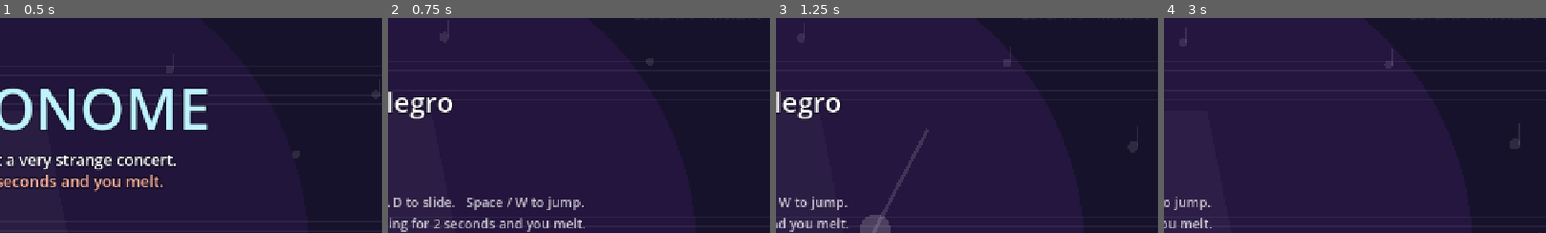
Above: before the commit, frames 1-4 (left to right).
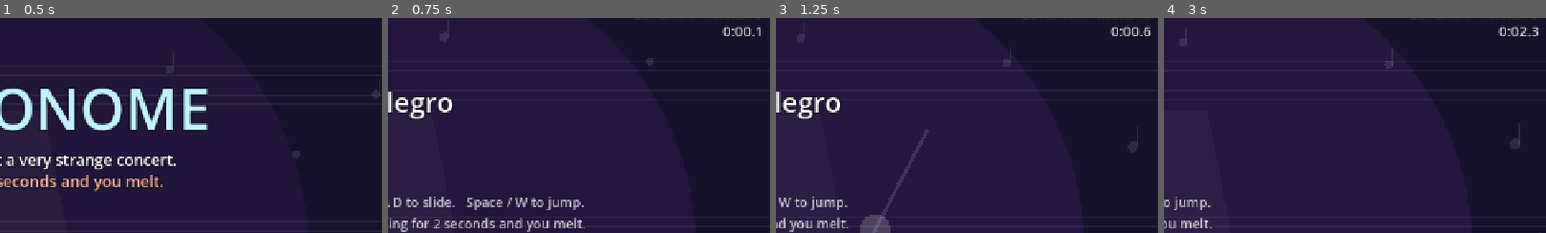
Above: after the commit, the same moments.

Repository: lazywarp/OctAIJam
Game: Godot game, scene res://scenes/main.tscn
Two runs of this game, one before a commit and one after it. Both use one fixed random seed, a clock stepped at 60 frames per second and the inputs below.
Inputs (mouse positions are % of the whole screen's width and height, from its top left):
- Up to frame 1 (0.5 s): no input
- Up to frame 2 (0.75 s): tap Enter at 0.5 s; move the mouse to (72, 45) at 0.52 s; hold Right (move_right) from 0.53 s (still down); tap Z at 0.6 s; click (72, 45) at 0.67 s
- Up to frame 3 (1.25 s): keep holding Right (move_right); tap Space (jump) at 0.77 s
- Up to frame 4 (3 s): move the mouse to (30, 55) at 1.27 s; tap M at 1.35, 2.85 s; tap Space (jump) at 1.52 s; move the mouse to (60, 28) at 2.02 s; release Right (move_right) at 2.03 s; hold Left (move_left) 2.03-2.78 s; tap Z at 2.1 s; move the mouse to (45, 70) at 2.77 s; hold Right (move_right) from 2.78 s (still down); click (45, 70) at 2.92 s
The pictures show only the part of the screen within x 49-99%, y 6-56%; the shares and areas given below are measured in that part.

Frame 1 is identical in both runs. In frame 2, 0.3% of the frame differs, in the area x 87-98%, y 3-9%; in frame 3, 0.3%; in frame 4, 0.3%.

Commit message:
Add per-level timer and persistent best times
Time each attempt at a level (resets on death, stops at the goal), keep
this run's clear times and the best per level in user://best_times.cfg.
The win message announces a new best, the play HUD shows the running
timer at the top right, and the end screen lists run/best times per
level with the run total.

Co-Authored-By: Claude Opus 5.5 <noreply@anthropic.com>

Diff:
--- a/scripts/hud.gd
+++ b/scripts/hud.gd
@@ -33,10 +33,11 @@
 			_text(vp.y * 0.72, "Press SPACE to begin", 34, Color(1, 1, 1, blink))
 			_text(vp.y * 0.72 + 44, "Move: Arrows / A D    Jump: Space / W    Mute: M    Fullscreen: F11    Quit: Esc", 18, Color(1, 1, 1, 0.6))
 		"end":
-			_text(vp.y * 0.34, "FINE", 110, Color("ffe27a"))
-			_text(vp.y * 0.34 + 60, "The concert is over. You stayed frozen.", 28, Color.WHITE)
-			_text(vp.y * 0.34 + 100, "Melts: %d" % main.deaths, 28, Color("bff3ff"))
-			_text(vp.y * 0.74, "Press SPACE to play again (da capo)", 30, Color(1, 1, 1, blink))
+			_text(vp.y * 0.24, "FINE", 110, Color("ffe27a"))
+			_text(vp.y * 0.24 + 56, "The concert is over. You stayed frozen.", 28, Color.WHITE)
+			_text(vp.y * 0.24 + 94, "Melts: %d" % main.deaths, 28, Color("bff3ff"))
+			_draw_times_table(vp, vp.y * 0.24 + 136)
+			_text(vp.y * 0.80, "Press SPACE to play again (da capo)", 30, Color(1, 1, 1, blink))
 		_:
 			_draw_play_hud(vp)
 
@@ -61,6 +62,8 @@
 	draw_string(font, Vector2(24, 44), main.level.get("name", ""), HORIZONTAL_ALIGNMENT_LEFT, -1, 28, Color.WHITE)
 	var right := "Level %d/%d    Melts: %d" % [main.level_index + 1, main.level_count(), main.deaths]
 	draw_string(font, Vector2(vp.x - 424, 44), right, HORIZONTAL_ALIGNMENT_RIGHT, 400, 24, Color(1, 1, 1, 0.85))
+	var timer: String = main.format_time(main.level_time)
+	draw_string(font, Vector2(vp.x - 424, 74), timer, HORIZONTAL_ALIGNMENT_RIGHT, 400, 24, Color(1, 1, 1, 0.85))
 
 	var bar := Rect2(vp.x * 0.5 - 180.0, vp.y - 44.0, 360.0, 12.0)
 	draw_rect(bar, Color(1, 1, 1, 0.12))
@@ -69,3 +72,31 @@
 	var label := "KEEP MOVING!" if k > 0.5 else "stillness"
 	var label_col := Color(1.0, 0.5, 0.4, blink) if k > 0.5 else Color(1, 1, 1, 0.5)
 	draw_string(font, Vector2(0, bar.position.y - 8.0), label, HORIZONTAL_ALIGNMENT_CENTER, vp.x, 18, label_col)
+
+
+# End screen: this run's time and the best time per level, then the run total.
+func _draw_times_table(vp: Vector2, y: float) -> void:
+	var cx := vp.x * 0.5
+	var dim := Color(1, 1, 1, 0.55)
+	_cell(cx + 80, y, "This run", 18, dim, HORIZONTAL_ALIGNMENT_RIGHT)
+	_cell(cx + 220, y, "Best", 18, dim, HORIZONTAL_ALIGNMENT_RIGHT)
+	var n: int = main.level_count()
+	for i in n:
+		var row_y := y + 28.0 * (i + 1)
+		var run_t: float = main.run_times[i] if i < main.run_times.size() else -1.0
+		var new_best: bool = i < main.run_new_best.size() and main.run_new_best[i]
+		_cell(cx - 220, row_y, main.level_name(i), 22, Color.WHITE, HORIZONTAL_ALIGNMENT_LEFT)
+		_cell(cx + 80, row_y, main.format_time(run_t), 22, Color.WHITE, HORIZONTAL_ALIGNMENT_RIGHT)
+		_cell(cx + 220, row_y, main.format_time(main.best_time(i)), 22, Color("ffe27a") if new_best else Color("bff3ff"), HORIZONTAL_ALIGNMENT_RIGHT)
+	var total_y := y + 28.0 * (n + 1) + 8.0
+	draw_line(Vector2(cx - 220, total_y - 24), Vector2(cx + 220, total_y - 24), Color(1, 1, 1, 0.3), 1.0)
+	_cell(cx - 220, total_y, "Total", 22, Color.WHITE, HORIZONTAL_ALIGNMENT_LEFT)
+	_cell(cx + 80, total_y, main.format_time(main.run_total()), 22, Color.WHITE, HORIZONTAL_ALIGNMENT_RIGHT)
+
+
+# A table cell: LEFT draws from x, RIGHT ends at x.
+func _cell(x: float, y: float, text: String, size: int, col: Color, align: HorizontalAlignment) -> void:
+	var w := 300.0
+	var pos := Vector2(x if align == HORIZONTAL_ALIGNMENT_LEFT else x - w, y)
+	draw_string_outline(font, pos, text, align, w, size, 6, Color(0.05, 0.03, 0.1, 0.8))
+	draw_string(font, pos, text, align, w, size, col)
--- a/scripts/main.gd
+++ b/scripts/main.gd
@@ -21,6 +21,7 @@
 const SKIP_LOCKOUT := 0.2 # a fresh press after this long into dying restarts immediately
 const ROOT_HZ := 523.25 # C5
 const BASS_HZ := 130.81 # C3
+const BEST_PATH := "user://best_times.cfg" # section "best", key = level index
 # I - vi - IV - V, as semitones above the root.
 const CHORDS := [[0, 4, 7], [9, 12, 16], [5, 9, 12], [7, 11, 14]]
 
@@ -35,6 +36,10 @@
 var state := "title" # title, play, dying, win, end
 var message := ""
 var message_t := 0.0
+var level_time := 0.0 # current attempt at this level; resets on death
+var run_times: Array[float] = [] # this run's clear time per level, -1 if not cleared
+var run_new_best: Array[bool] = [] # whether that clear set a new best
+var best_times: Dictionary = {} # level index -> best clear time, persisted
 
 var camera: Camera2D
 var world: Node2D
@@ -53,6 +58,7 @@
 func _ready() -> void:
 	randomize()
 	_setup_input()
+	_load_bests()
 	RenderingServer.set_default_clear_color(Color("17122b"))
 
 	synth = SynthScript.new()
@@ -133,6 +139,7 @@
 			if Input.is_action_just_pressed("jump"):
 				_start_game()
 		"play":
+			level_time += delta
 			if _input_active():
 				idle = 0.0
 			else:
@@ -253,6 +260,11 @@
 
 func _start_game() -> void:
 	deaths = 0
+	run_times.clear()
+	run_new_best.clear()
+	for i in level_count():
+		run_times.append(-1.0)
+		run_new_best.append(false)
 	_load_level(0, true)
 
 
@@ -293,6 +305,7 @@
 	player.landed.connect(_on_land)
 
 	idle = 0.0
+	level_time = 0.0
 	state = "play"
 	camera.limit_bottom = int(level.get("cam_bottom", 800))
 	camera.position = player.position + Vector2(0, -40)
@@ -330,7 +343,66 @@
 	_goal.celebrate()
 	for k in 6:
 		get_tree().create_timer(k * 0.09).timeout.connect(synth.play.bind("note", _chord_hz(k), -5.0))
-	_show("Bravo!", 1.8)
+	_show("Bravo! New best %s" % format_time(level_time) if _record_clear() else "Bravo!", 1.8)
+
+
+# Stores this run's clear time and updates the saved best. Returns true on a new best.
+func _record_clear() -> bool:
+	var i := level_index
+	if i < run_times.size():
+		run_times[i] = level_time
+	var old: float = best_times.get(i, -1.0)
+	if old >= 0.0 and level_time >= old:
+		return false
+	best_times[i] = level_time
+	if i < run_new_best.size():
+		run_new_best[i] = true
+	_save_bests()
+	return true
+
+
+func _load_bests() -> void:
+	best_times.clear()
+	var cfg := ConfigFile.new()
+	if cfg.load(BEST_PATH) != OK or not cfg.has_section("best"):
+		return # missing or unreadable: start with no bests
+	for key: String in cfg.get_section_keys("best"):
+		var t: Variant = cfg.get_value("best", key, -1.0)
+		if key.is_valid_int() and (t is float or t is int) and float(t) > 0.0:
+			best_times[key.to_int()] = float(t)
+
+
+func _save_bests() -> void:
+	var cfg := ConfigFile.new()
+	for i: int in best_times:
+		cfg.set_value("best", str(i), best_times[i])
+	var err := cfg.save(BEST_PATH)
+	if err != OK:
+		push_warning("Could not save best times: %s" % error_string(err))
+
+
+func level_name(i: int) -> String:
+	return str(Levels.all()[i].get("name", ""))
+
+
+func best_time(i: int) -> float:
+	return best_times.get(i, -1.0)
+
+
+## Sum of this run's clear times (levels not cleared count as zero).
+func run_total() -> float:
+	var total := 0.0
+	for t in run_times:
+		total += maxf(t, 0.0)
+	return total
+
+
+## m:ss.t, e.g. 0:23.4. Negative means no time.
+static func format_time(t: float) -> String:
+	if t < 0.0:
+		return "--"
+	var tenths := floori(t * 10.0)
+	return "%d:%02d.%d" % [floori(tenths / 600.0), floori(tenths / 10.0) % 60, tenths % 10]
 
 
 func _show(text: String, duration: float) -> void:
